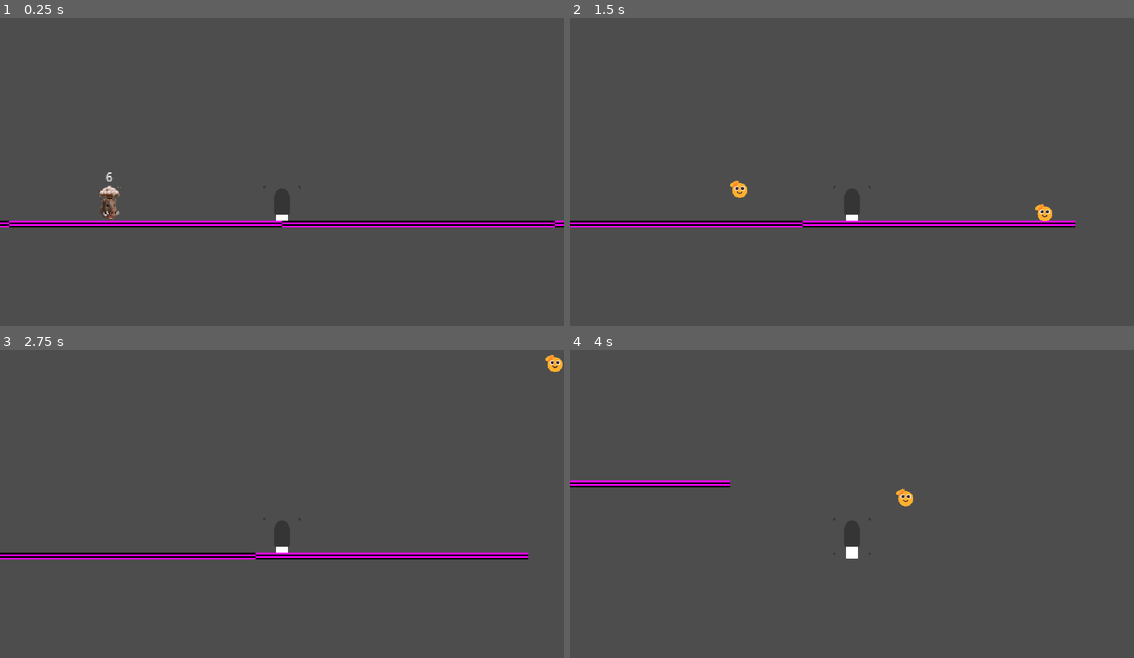
Above: before the commit, frames 1-4 (two rows, left to right).
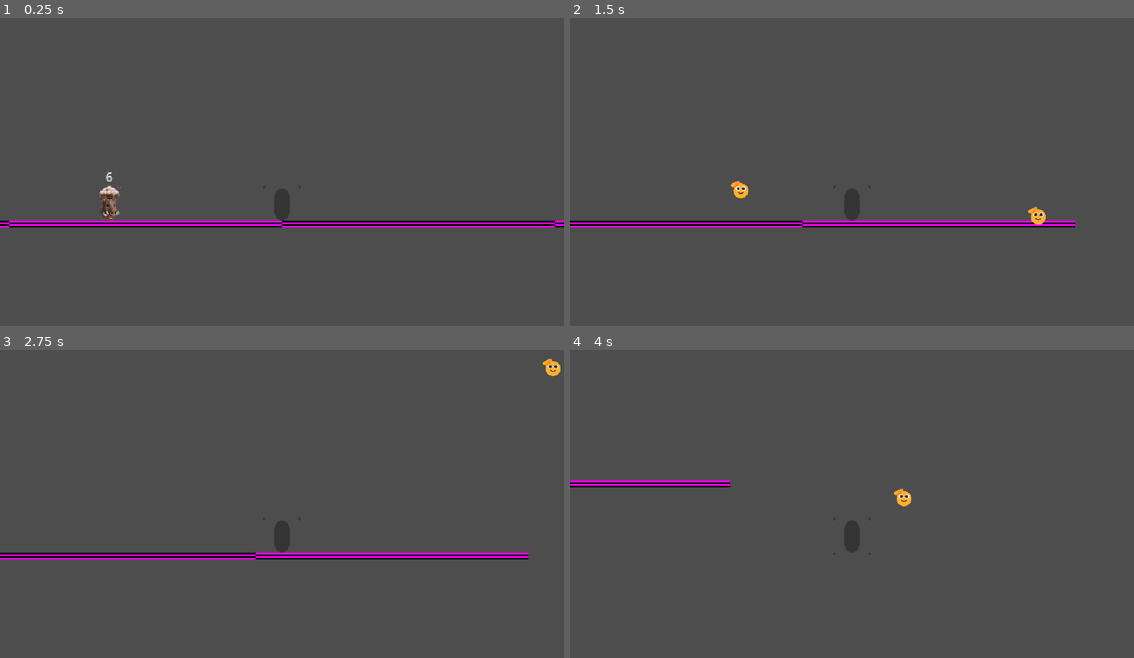
Above: after the commit, the same moments.

Repository: Hevia/BTeam
Game: Godot game, scene res://Scenes/Main/Main.tscn
Same seed, same stepped clock (60 frames per second), same inputs: the game is played once before the commit and once after it.
Inputs (mouse positions are in pixels of both pictures, inside the frame that each line leads up to):
- Up to frame 1 (0.25 s): no input
- Up to frame 2 (1.5 s): tap Enter (TEST_LEVELGEN) at 0.5 s; move the mouse to (976, 159) at 0.52 s; hold D (move_right) from 0.53 s (still down); click (976, 159) at 0.6 s; tap Space (jump) at 0.77 s; right-click (976, 159) at 0.8 s; move the mouse to (739, 193) at 1.27 s; right-click (739, 193) at 1.35 s
- Up to frame 3 (2.75 s): tap Space (jump) at 1.52 s; click (169, 525) at 1.55 s; move the mouse to (338, 439) at 2.02 s; release D (move_right) at 2.03 s; hold A (move_left) from 2.03 s (still down); hold = (CAMERA_ZOOM_IN) from 2.03 s (still down); right-click (338, 439) at 2.3 s
- Up to frame 4 (4 s): move the mouse to (823, 571) at 2.77 s; release A (move_left) at 2.78 s; release = (CAMERA_ZOOM_IN) at 2.78 s; hold D (move_right) from 2.78 s (still down); tap - (CAMERA_ZOOM_OUT) at 2.85 s; tap Space (jump) at 3.02, 3.77 s; click (823, 571) at 3.05 s; move the mouse to (1021, 556) at 3.52 s; hold Enter (TEST_LEVELGEN) from 3.53 s (still down); right-click (1021, 556) at 3.8 s

The runs differ from the first frame. In frame 1, less than 0.1% of the frame differs, in the area x 48-52%, y 63-66%; in frame 2, 0.3%, in the area x 28-86%, y 52-68%; in frame 3, 0.2%; in frame 4, 0.2%.

Commit message:
Cleaned Player Controller and Throwables
Cleaned up the code in the player controller and the throwables scripts to make it easier to modify the damage of throwables and the throw speed via upgrades. Kind of useful for jam upgrades but super useful if we expand on it/polish after the jam.

Diff:
--- a/entities/player/Player.tscn
+++ b/entities/player/Player.tscn
@@ -1,10 +1,9 @@
-[gd_scene load_steps=8 format=3 uid="uid://bqvulu7v5gdkl"]
+[gd_scene load_steps=7 format=3 uid="uid://bqvulu7v5gdkl"]
 
 [ext_resource type="Script" uid="uid://hqhyrxfxvggf" path="res://entities/player/PlayerController.gd" id="1_453mm"]
 [ext_resource type="Texture2D" uid="uid://2jngh4w3v3g2" path="res://entities/player/PlaceHolderPlayer.png" id="1_mab2k"]
 [ext_resource type="Script" uid="uid://cpa2wclfa2e4h" path="res://global/hurtbox.gd" id="2_eaotn"]
 [ext_resource type="Script" uid="uid://cjfr04tgxvyjg" path="res://global/Health.gd" id="3_l3c03"]
-[ext_resource type="Script" uid="uid://jc6q63re6rts" path="res://entities/player/enemy_target.gd" id="5_g3lhm"]
 
 [sub_resource type="RectangleShape2D" id="RectangleShape2D_g3lhm"]
 size = Vector2(20, 30)
@@ -46,12 +45,3 @@
 offset = Vector2(0, -14.17)
 
 [node name="AnimationPlayer" type="AnimationPlayer" parent="Visuals"]
-
-[node name="EnemyTarget" type="Marker2D" parent="."]
-script = ExtResource("5_g3lhm")
-
-[node name="ColorRect" type="ColorRect" parent="EnemyTarget"]
-offset_left = -5.0
-offset_top = -5.0
-offset_right = 5.0
-offset_bottom = 5.0
--- a/entities/player/PlayerController.gd
+++ b/entities/player/PlayerController.gd
@@ -50,7 +50,7 @@
 		var projectile = throwable.instantiate() as Throwable
 		projectile.position = self.position + Vector2(0, -16)
 		var direction = (get_global_mouse_position() - self.position).normalized()
-		projectile.throw(throw_force, direction)
+		projectile.throw(projectile.throw_force, direction)
 		get_parent().add_child(projectile)
 
 func _physics_process(delta: float):
--- a/entities/player/throwables/PlaceholderLargeThrowable.tscn
+++ b/entities/player/throwables/PlaceholderLargeThrowable.tscn
@@ -10,13 +10,15 @@
 [sub_resource type="CircleShape2D" id="CircleShape2D_bjwnt"]
 radius = 9.0
 
-[node name="PlaceholderLargeThrowable" type="RigidBody2D" node_paths=PackedStringArray("collider")]
+[node name="PlaceholderLargeThrowable" type="RigidBody2D" node_paths=PackedStringArray("collider", "hitbox")]
 collision_layer = 8
 collision_mask = 138
 mass = 3.29
 script = ExtResource("1_7les5")
 collider = NodePath("CollisionShape2D")
+projectile_damage = 2
 throw_force = 200.0
+hitbox = NodePath("Hitbox")
 
 [node name="Sprite2D" type="Sprite2D" parent="."]
 scale = Vector2(0.65, 0.65)
@@ -27,7 +29,6 @@
 collision_layer = 2
 collision_mask = 128
 script = ExtResource("3_jes36")
-damage = 2
 metadata/_custom_type_script = "uid://donmvmp38kkto"
 
 [node name="CollisionShape2D" type="CollisionShape2D" parent="Hitbox"]
--- a/entities/player/throwables/PlaceholderThrowable.tscn
+++ b/entities/player/throwables/PlaceholderThrowable.tscn
@@ -9,11 +9,12 @@
 [sub_resource type="CircleShape2D" id="CircleShape2D_bjwnt"]
 radius = 6.92816
 
-[node name="PlaceholderThrowable" type="RigidBody2D" node_paths=PackedStringArray("collider")]
+[node name="PlaceholderThrowable" type="RigidBody2D" node_paths=PackedStringArray("collider", "hitbox")]
 collision_layer = 8
 collision_mask = 138
 script = ExtResource("1_ym2nb")
 collider = NodePath("CollisionShape2D")
+hitbox = NodePath("Hitbox")
 
 [node name="Sprite2D" type="Sprite2D" parent="."]
 scale = Vector2(0.5, 0.5)
--- a/entities/player/throwables/Throwable.gd
+++ b/entities/player/throwables/Throwable.gd
@@ -2,11 +2,15 @@
 class_name Throwable
 
 @export var collider: CollisionShape2D
+@export var projectile_damage: int = 1
 @export var throw_force: float = 640
 @export var projectile_lifetime: float = 6
+@export var hitbox: Hitbox
 
 func _ready():
 	add_to_group("throwables")
+	if hitbox is Hitbox:
+		hitbox.damage = projectile_damage
 
 func _physics_process(delta: float):
 	projectile_lifetime -= delta
